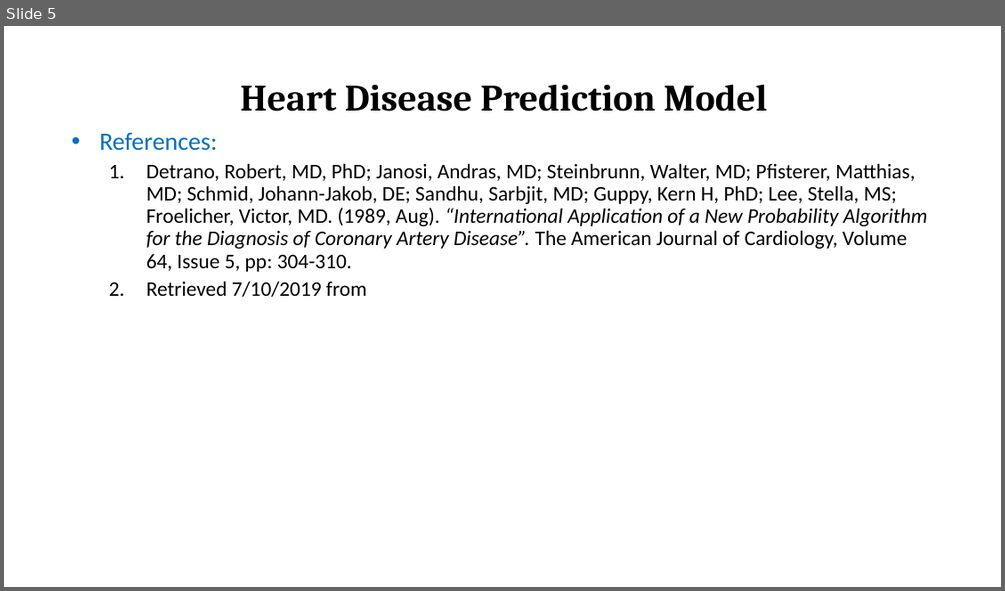
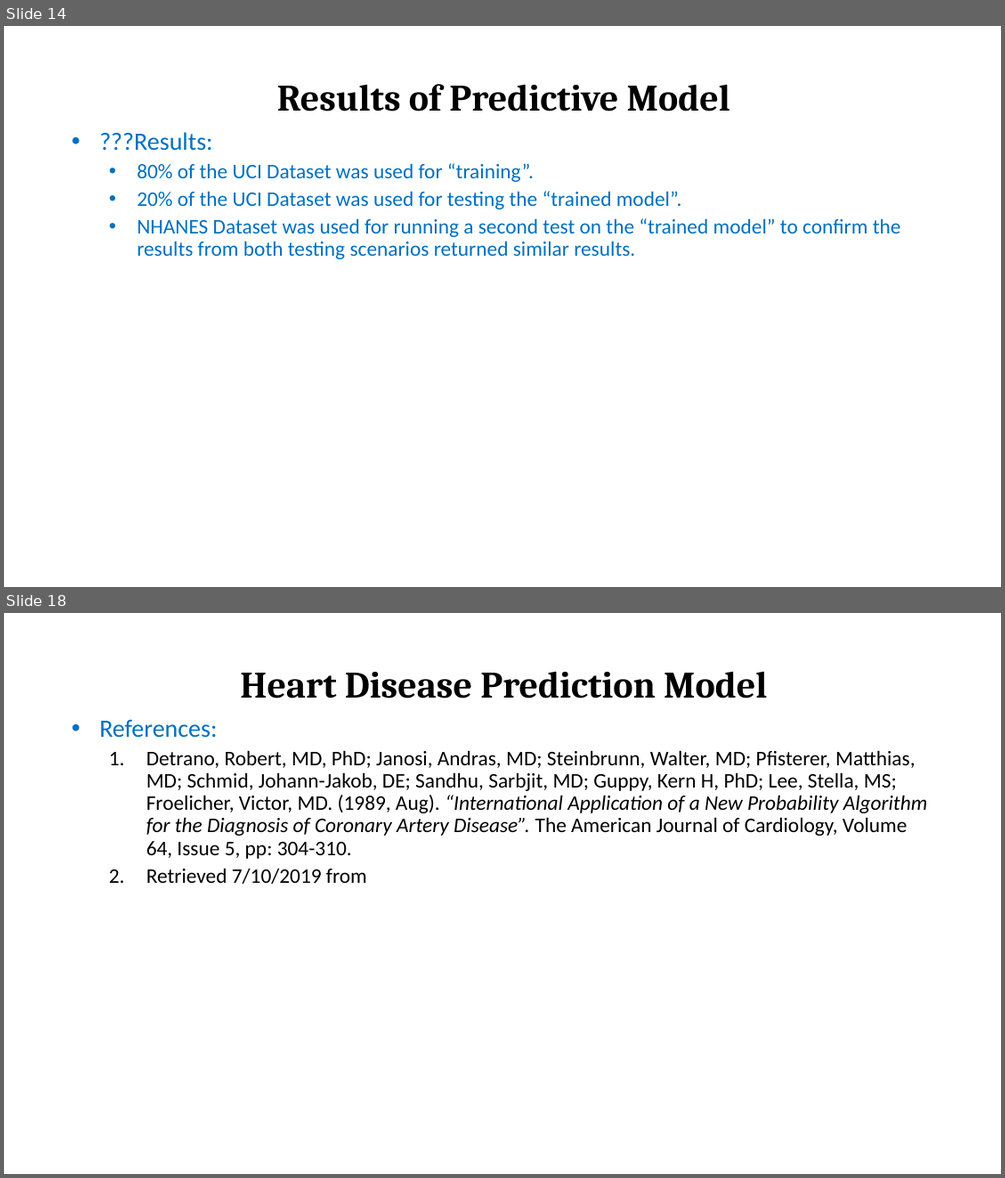
Before and after one commit to Ophelia82/Heart-Disease-Predictive-Model, a slide deck: Heart Disease Presentation.pptx. Shown one above the other, each under a label of ours: slide 5 before the commit, slides 14 and 18 after it; the slides between them are not shown. The pictures are 1005x591 and 1005x1178 pixels, drawn with LibreOffice and Linux fonts; fonts in the diff are those of the drawing. Boxes give left, top, right and bottom in pixels: in the first picture for what was removed or moved away, otherwise in the second. Text is boxed around its words. In the diff, an @@ line names an element or a change of style, - is before the commit and + after.

```diff
--- a/Heart Disease Presentation.pptx
+++ b/Heart Disease Presentation.pptx
@@ slide 14 added at box(4, 26, 1001, 587), background #FFFFFF @@
@@ title added at box(277, 84, 730, 111), 36 pt, text #000000, bold @@
+Results of Predictive Model
@@ subtitle added at box(99, 132, 901, 259), 20 pt, text #0070C0 @@
+• ???Results:
+  • 80% of the UCI Dataset was used for “training”.
+  • 20% of the UCI Dataset was used for testing the “trained model”.
+  • NHANES Dataset was used for running a second test on the “trained model” to confirm the results from both testing scenarios returned similar results.
@@ what was slide 5 is now slide 18 @@
```
Also in this commit, not shown: 4 slides changed, 12 other slides added.
